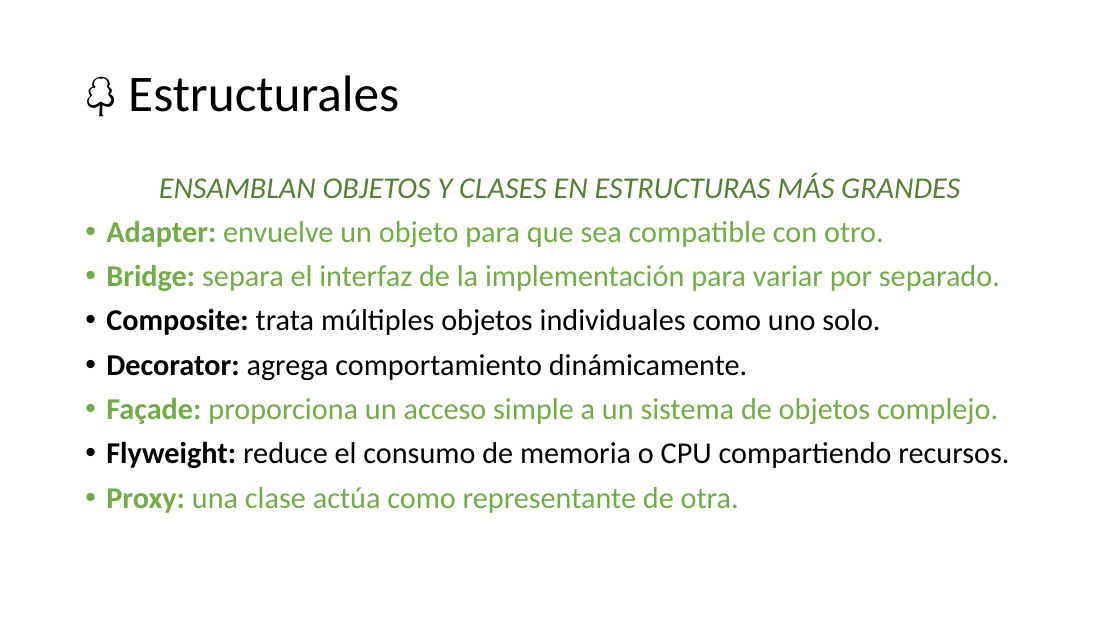
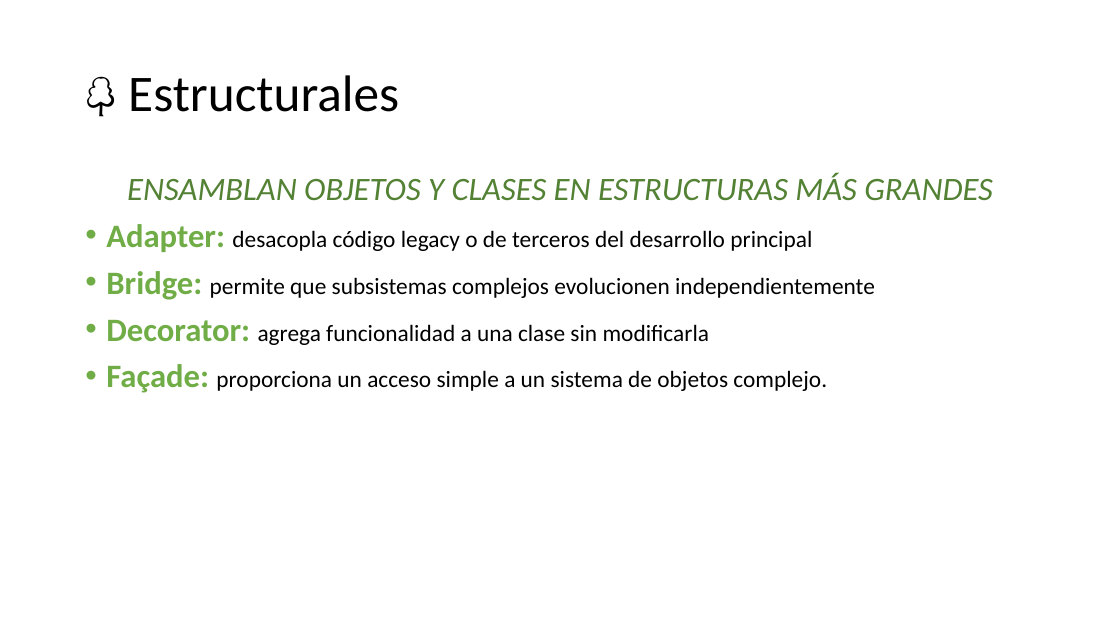
Before and after one commit to AlbertoBasalo/principles-and-patterns, a slide deck: slide 19 of docs/principles-and-practices.pptx. Drawn at 1120x630 pixels with LibreOffice and Linux fonts; fonts in the diff are those of the drawing. Boxes give left, top, right and bottom in pixels: in the first picture for what was removed or moved away, otherwise in the second. Text is boxed around its words. In the diff, an @@ line names an element or a change of style, - is before the commit and + after.

```diff
--- a/docs/principles-and-practices.pptx
+++ b/docs/principles-and-practices.pptx
@@ text at bbox=[106, 173, 993, 393]: size 25.9 to 28 pt in "ENSAMBLAN OBJETOS Y CLASES EN ESTRUCTURAS MÁS ...", "Façade:"; size 25.9 to 20 pt, text colour #70AD47 to #000000 in "proporciona un acceso simple a un sistema ..." @@
@@ text at bbox=[106, 224, 875, 345]: text changed; size 25.9 to 20 pt; text colour #70AD47 to #000000 @@
-• Adapter: envuelve un objeto para que sea compatible con otro.
-• Bridge: separa el interfaz de la implementación para variar por separado.
-• Composite: trata múltiples objetos individuales como uno solo.
-• Decorator: agrega comportamiento dinámicamente.
+• Adapter: desacopla código legacy o de terceros del desarrollo principal
+• Bridge: permite que subsistemas complejos evolucionen independientemente
+• Decorator: agrega funcionalidad a una clase sin modificarla
@@ text at bbox=[106, 441, 1009, 513]: paragraphs removed @@
-• Flyweight: reduce el consumo de memoria o CPU compartiendo recursos.
-• Proxy: una clase actúa como representante de otra.
```
Also in this commit, not shown: 3 other slides changed, 5 slides removed, 12 other files.
